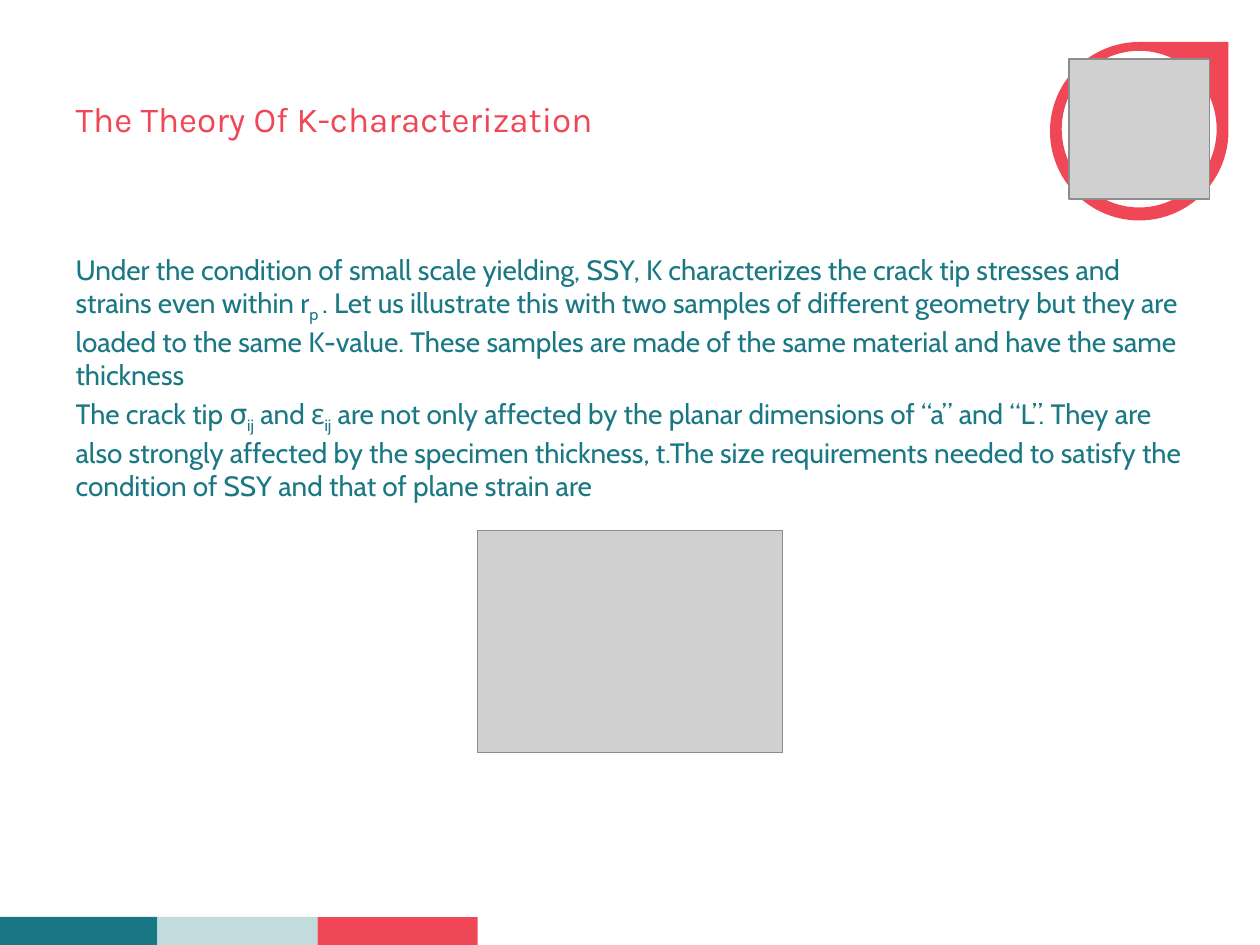
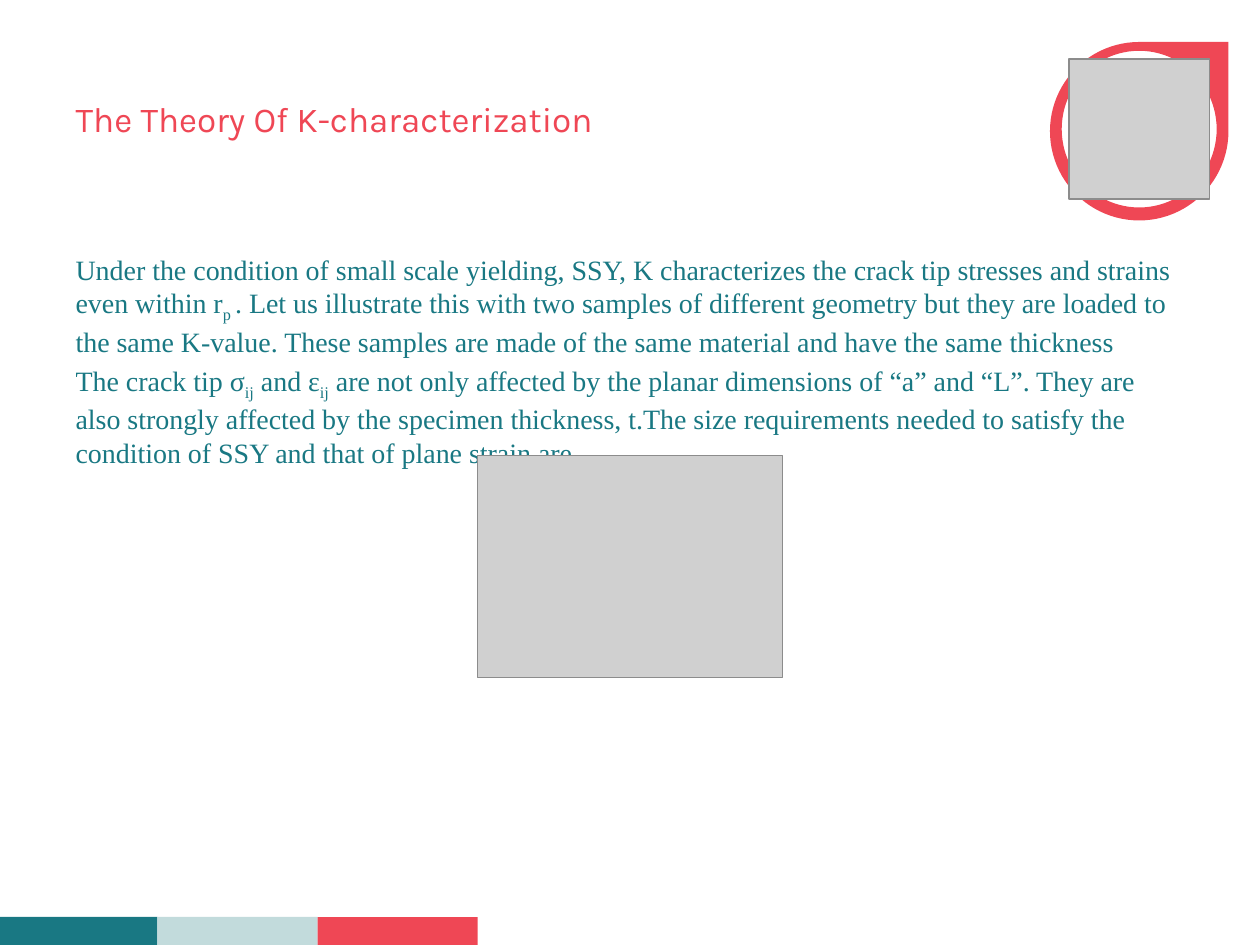
Before and after one commit to Abhinandan1996/seminar, a slide deck: slide 9 of seminar.pptx. Drawn at 1260x945 pixels with LibreOffice and Linux fonts; fonts in the diff are those of the drawing; grey boxes stand for pictures; background and template pictures are left out. Boxes give left, top, right and bottom in pixels: in the first picture for what was removed or moved away, otherwise in the second. Text is boxed around its words. In the diff, an @@ line names an element or a change of style, - is before the commit and + after.

```diff
--- a/seminar.pptx
+++ b/seminar.pptx
@@ text "Under the condition of small ..." at bbox=[76, 260, 1170, 468]: font Cabin to Times New Roman @@
@@ picture: place and size @@
-picture at bbox=[478, 530, 782, 752]
+picture at bbox=[478, 456, 782, 678]
```
Also in this commit, not shown: 12 other slides changed, 6 slides added, 1 slide removed, 6 other files.
